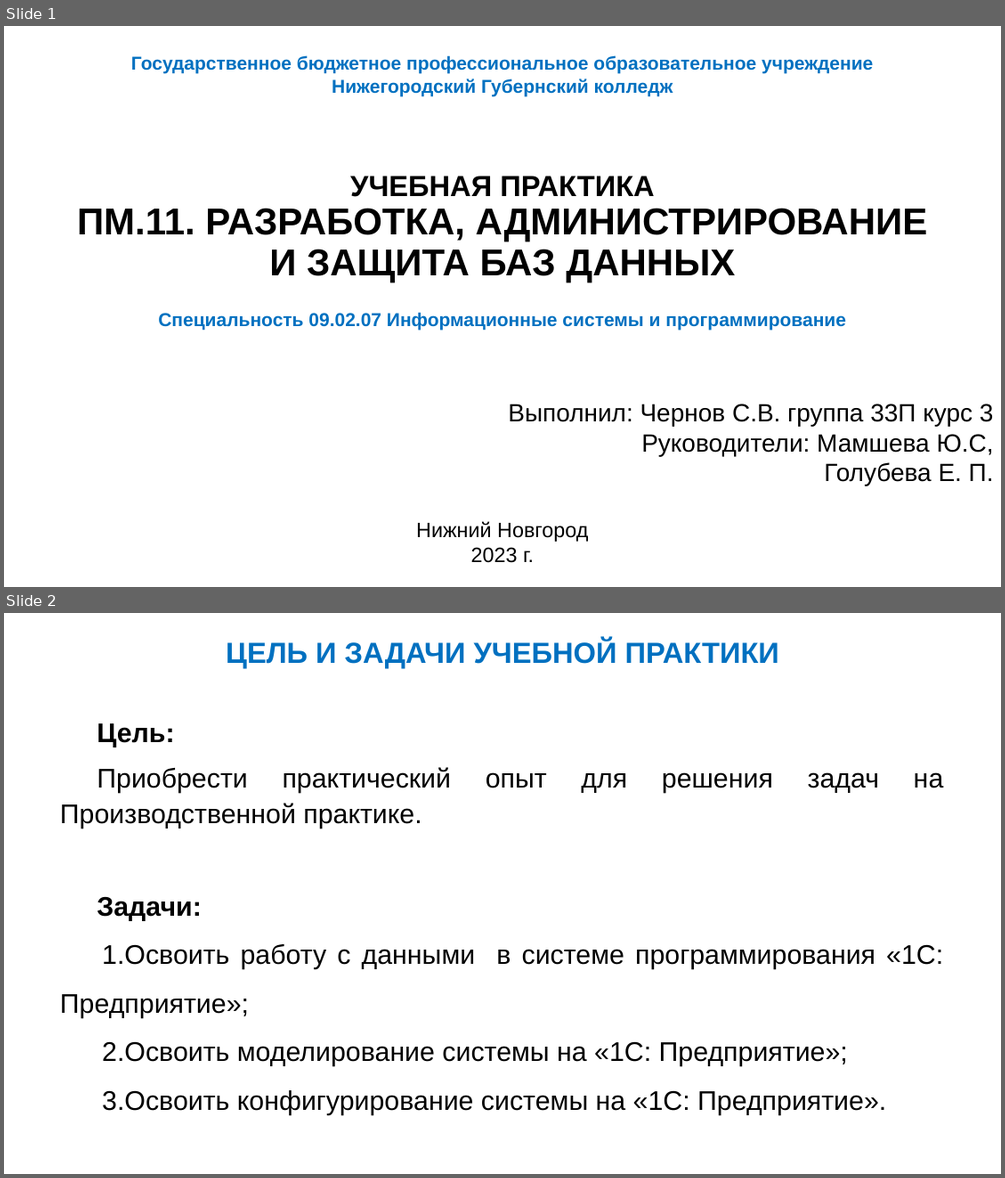
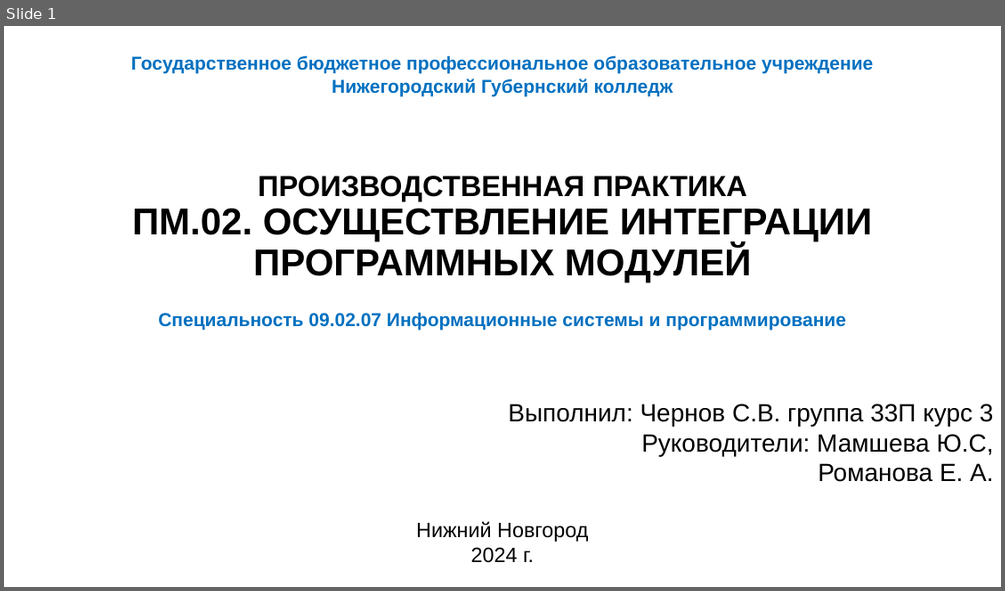
Before and after one commit to RangPinck/RequestHandler_API, a slide deck: reports/Презентация Microsoft PowerPoint.pptx. Shown one above the other, each under a label of ours: slides 1 and 2 before the commit, slide 1 after it. The pictures are 1005x1178 and 1005x591 pixels, drawn with LibreOffice and Linux fonts; fonts in the diff are those of the drawing. Boxes give left, top, right and bottom in pixels: in the first picture for what was removed or moved away, otherwise in the second. Text is boxed around its words. In the diff, an @@ line names an element or a change of style, - is before the commit and + after.

```diff
--- a/reports/Презентация Microsoft PowerPoint.pptx
+++ b/reports/Презентация Microsoft PowerPoint.pptx
@@ slide 2 removed at <box>4,613,1001,1174</box>, background #FFFFFF @@
@@ text removed at <box>226,640,779,668</box> @@
-ЦЕЛЬ И ЗАДАЧИ УЧЕБНОЙ ПРАКТИКИ
@@ text removed at <box>60,723,944,1115</box> @@
-Цель:
-Приобрести практический опыт для решения задач на Производственной практике.
-Задачи:
-1. Освоить работу с данными в системе программирования «1С: Предприятие»;
-2. Освоить моделирование системы на «1С: Предприятие»;
-3. Освоить конфигурирование системы на «1С: Предприятие».
@@ slide 1 changed as well @@
@@ text at <box>132,176,872,282</box>: text changed @@
-УЧЕБНАЯ ПРАКТИКА
-ПМ.11. РАЗРАБОТКА, АДМИНИСТРИРОВАНИЕ И ЗАЩИТА БАЗ ДАННЫХ
+ПРОИЗВОДСТВЕННАЯ ПРАКТИКА
+ПМ.02. ОСУЩЕСТВЛЕНИЕ ИНТЕГРАЦИИ ПРОГРАММНЫХ МОДУЛЕЙ
@@ text at <box>817,463,993,482</box>: text changed @@
-Голубева Е. П.
+Романова Е. А.
@@ text at <box>471,547,534,563</box>: text changed @@
-2023 г.
+2024 г.
```
Also in this commit, not shown: 20 slides added, 16 other slides removed, 5 other files.
